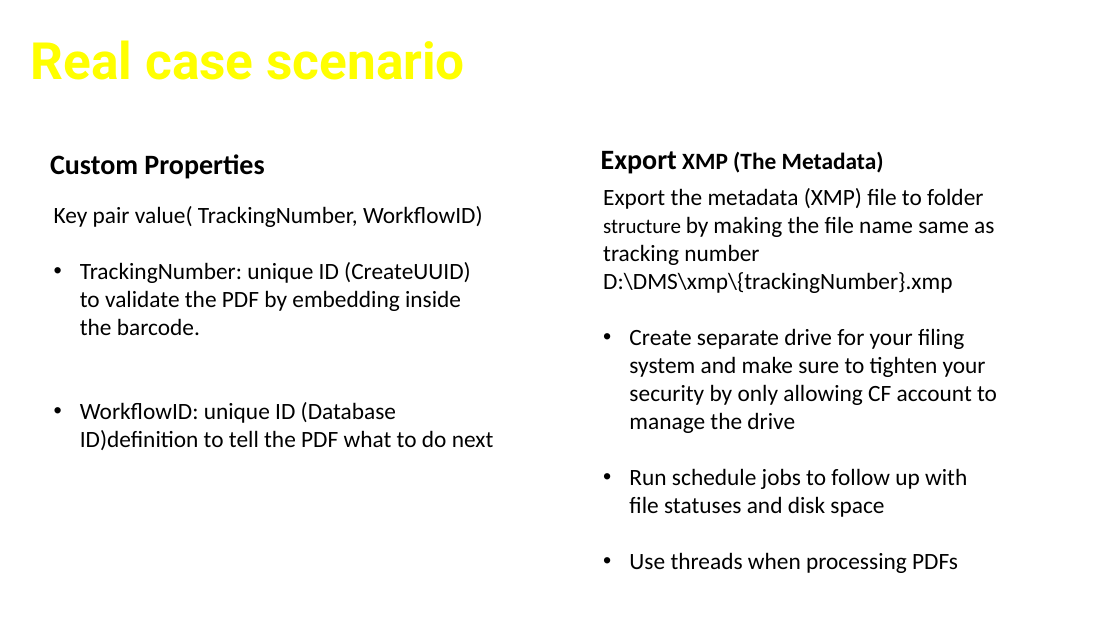
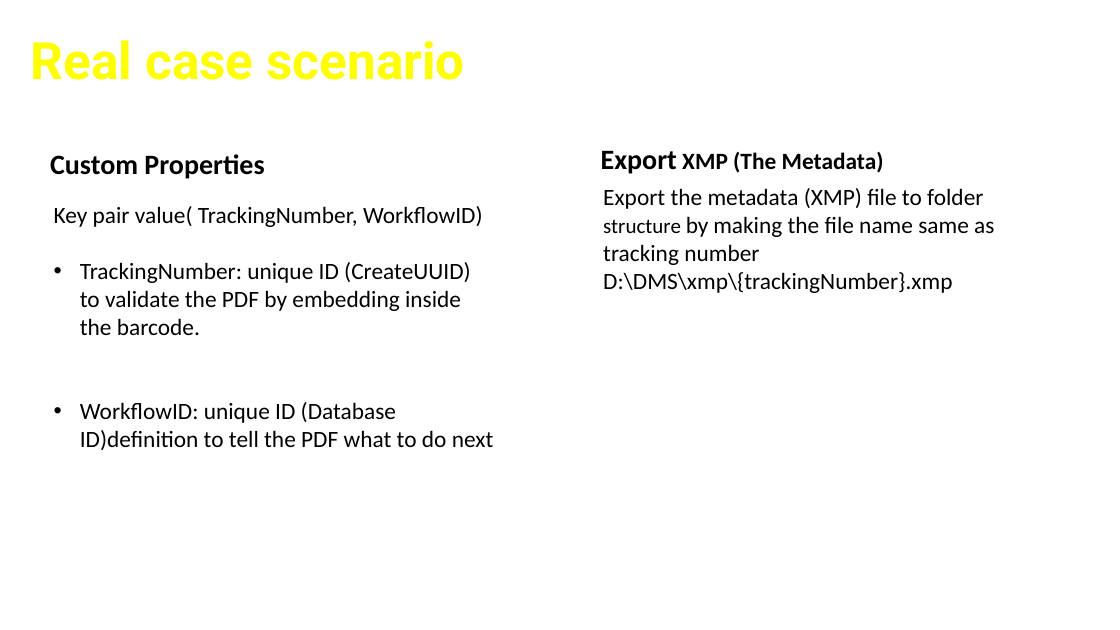
Before and after one commit to cfclick/CFSummit2016, a slide deck: slide 22 of powerpoint/SmartPDF/Don't Just PDF.pptx (slide 23 before the commit). Drawn at 1120x630 pixels with LibreOffice and Linux fonts; fonts in the diff are those of the drawing; background and template pictures are left out. Boxes give left, top, right and bottom in pixels: in the first picture for what was removed or moved away, otherwise in the second. Text is boxed around its words. In the diff, an @@ line names an element or a change of style, - is before the commit and + after.

```diff
--- a/powerpoint/SmartPDF/Don't Just PDF.pptx
+++ b/powerpoint/SmartPDF/Don't Just PDF.pptx
@@ text at bbox=[629, 328, 997, 573]: paragraphs removed @@
-• Create separate drive for your filing system and make sure to tighten your security by only allowing CF account to manage the drive
-• Run schedule jobs to follow up with file statuses and disk space
-• Use threads when processing PDFs
```
Also in this commit, not shown: 10 other slides changed, 1 slide removed, 4 other files.
